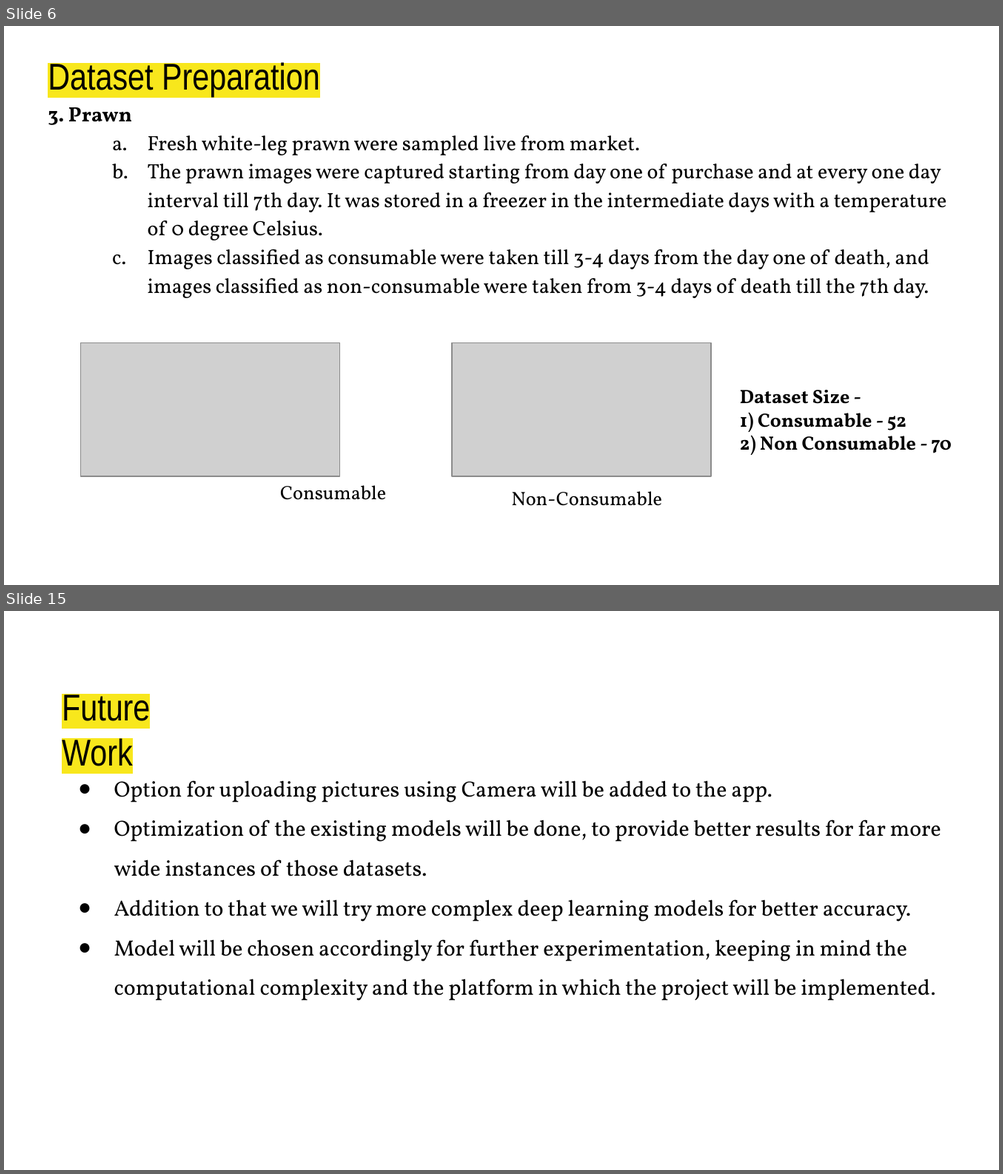
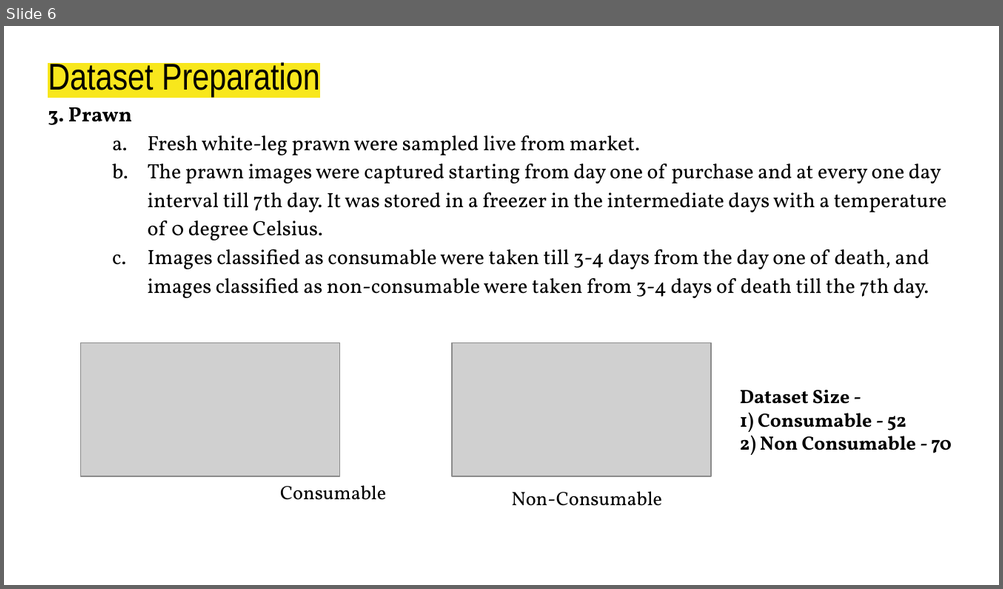
Before and after one commit to DebRC/Meat-Quality-Gradation-Research-Project-2023, a slide deck: Report-Paper-Survey/8th Semester/Report-Presentation.pptx. Shown one above the other, each under a label of ours: slides 6 and 15 before the commit, slide 6 after it; the slides between them are not shown. The pictures are 1003x1174 and 1003x589 pixels, drawn with LibreOffice and Linux fonts; fonts in the diff are those of the drawing; grey boxes stand for pictures. Boxes give left, top, right and bottom in pixels: in the first picture for what was removed or moved away, otherwise in the second. Text is boxed around its words. In the diff, an @@ line names an element or a change of style, - is before the commit and + after.

```diff
--- a/Report-Paper-Survey/8th Semester/Report-Presentation.pptx
+++ b/Report-Paper-Survey/8th Semester/Report-Presentation.pptx
@@ slide 15 removed at [4, 611, 999, 1170], background #FFFFFF @@
@@ title removed at [62, 690, 150, 766] @@
-Future Work
@@ text removed at [114, 780, 941, 1001] @@
-● Option for uploading pictures using Camera will be added to the app.
-● Optimization of the existing models will be done, to provide better results for far more wide instances of those datasets.
-● Addition to that we will try more complex deep learning models for better accuracy.
-● Model will be chosen accordingly for further experimentation, keeping in mind the computational complexity and the platform in which the project will be implemented.
```
Also in this commit, not shown: 6 slides changed, 19 slides added, 4 other slides removed, 1 other file.
